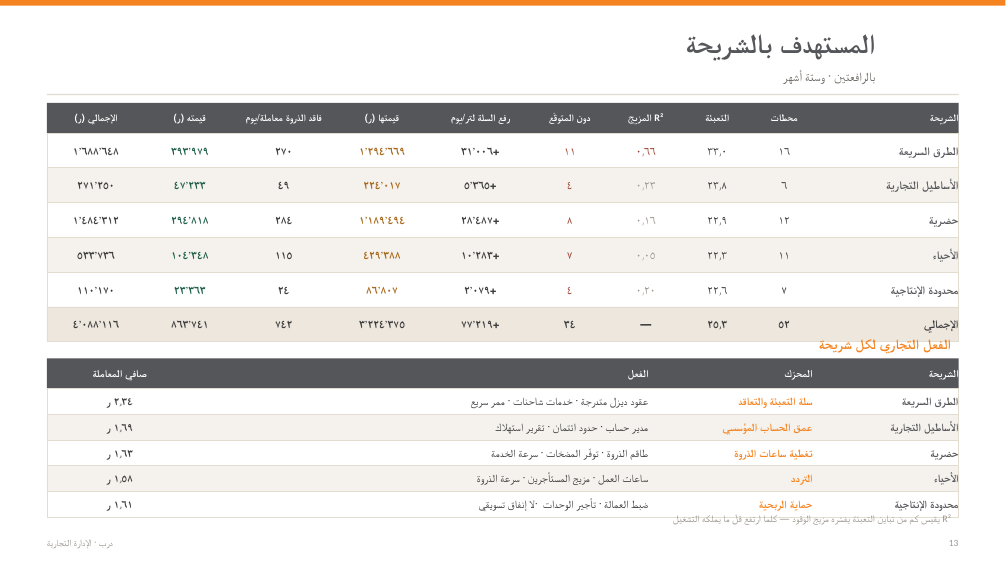
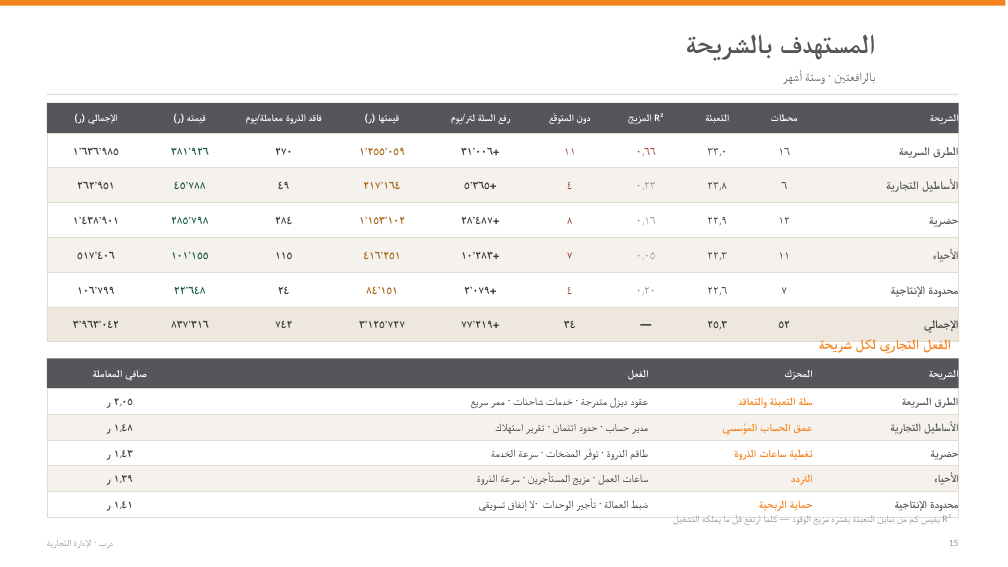
Before and after one commit to darbstations/khadija, a slide deck: slide 20 of docs/عرض-تحليل-المنافذ-وخطة-المبيعات.pptx (slide 18 before the commit). Drawn at 1008x567 pixels with LibreOffice and Linux fonts; fonts in the diff are those of the drawing. Boxes give left, top, right and bottom in pixels: in the first picture for what was removed or moved away, otherwise in the second. Text is boxed around its words. In the diff, an @@ line names an element or a change of style, - is before the commit and + after.

```diff
--- a/docs/عرض-تحليل-المنافذ-وخطة-المبيعات.pptx
+++ b/docs/عرض-تحليل-المنافذ-وخطة-المبيعات.pptx
@@ text at [73, 147, 119, 155]: text changed @@
-١٬٦٨٨٬٦٤٨
+١٬٦٣٦٬٩٨٥
@@ text at [171, 147, 208, 155]: text changed @@
-٣٩٣٬٩٧٩
+٣٨١٬٩٢٦
@@ text at [359, 147, 405, 155]: text changed @@
-١٬٢٩٤٬٦٦٩
+١٬٢٥٥٬٠٥٩
@@ text at [77, 181, 114, 189]: text changed @@
-٢٧١٬٢٥٠
+٢٦٢٬٩٥١
@@ text at [174, 182, 206, 189]: text changed @@
-٤٧٬٢٣٣
+٤٥٬٧٨٨
@@ text at [363, 181, 400, 189]: text changed @@
-٢٢٤٬٠١٧
+٢١٧٬١٦٤
@@ text at [73, 217, 119, 224]: text changed @@
-١٬٤٨٤٬٣١٢
+١٬٤٣٨٬٩٠١
@@ text at [171, 216, 208, 224]: text changed @@
-٢٩٤٬٨١٨
+٢٨٥٬٧٩٨
@@ text at [359, 217, 405, 224]: text changed @@
-١٬١٨٩٬٤٩٤
+١٬١٥٣٬١٠٢
@@ text at [77, 251, 114, 259]: text changed @@
-٥٣٣٬٧٣٦
+٥١٧٬٤٠٦
@@ text at [171, 252, 208, 259]: text changed @@
-١٠٤٬٣٤٨
+١٠١٬١٥٥
@@ text at [363, 251, 400, 259]: text changed @@
-٤٢٩٬٣٨٨
+٤١٦٬٢٥١
@@ text at [77, 286, 114, 294]: text changed @@
-١١٠٬١٧٠
+١٠٦٬٧٩٩
@@ text at [174, 286, 206, 294]: text changed @@
-٢٣٬٣٦٣
+٢٢٬٦٤٨
@@ text at [366, 287, 398, 294]: text changed @@
-٨٦٬٨٠٧
+٨٤٬١٥١
@@ text at [73, 321, 119, 328]: text changed @@
-٤٬٠٨٨٬١١٦
+٣٬٩٦٣٬٠٤٢
@@ text at [171, 320, 208, 328]: text changed @@
-٨٦٣٬٧٤١
+٨٣٧٬٣١٦
@@ text at [359, 321, 405, 328]: text changed @@
-٣٬٢٢٤٬٣٧٥
+٣٬١٢٥٬٧٢٧
@@ text at [107, 398, 133, 434]: text changed @@
-٢٫٣٤ ر
+٢٫٠٥ ر
@@ text at [107, 424, 133, 460]: text changed @@
-١٫٦٩ ر
+١٫٤٨ ر
@@ text at [107, 450, 133, 485]: text changed @@
-١٫٦٣ ر
+١٫٤٣ ر
@@ text at [107, 475, 133, 511]: text changed @@
-١٫٥٨ ر
+١٫٣٩ ر
@@ text at [114, 501, 133, 509]: text changed @@
-١٫٦١ ر
+١٫٤١ ر
```
Also in this commit, not shown: 22 other slides changed, 2 slides added, 4 other files.
